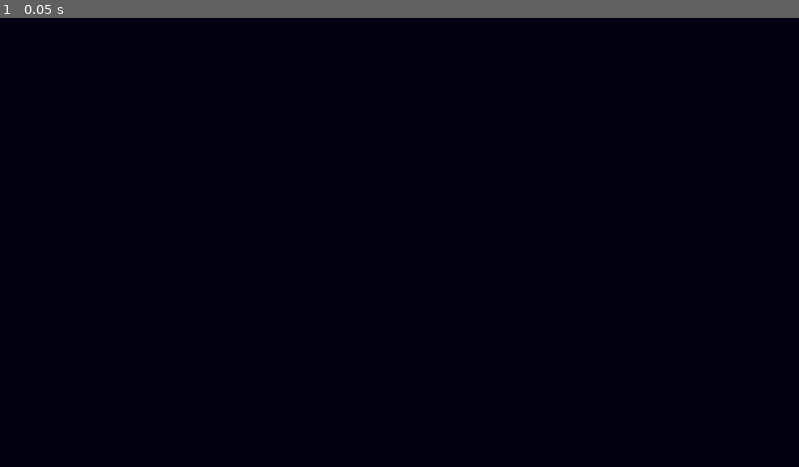
Above: before the commit, frame 1.
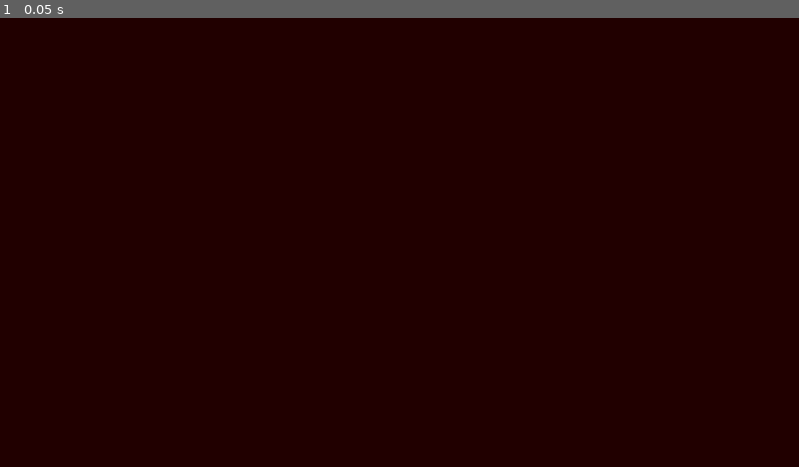
Above: after the commit, the same moment.

Repository: mjXmsdgh/Maxwellsequations
Game: Godot game, scene res://scene/main.tscn
Two runs of this game, one before a commit and one after it. Both use one fixed random seed, a clock stepped at 60 frames per second and the inputs below. The project has no main scene, so this scene is started directly.
Inputs:
- Up to frame 1 (0.05 s): no input

The runs differ from the first frame. In frame 1, 100% of the frame differs, in the area x 0-100%, y 0-100%.

Commit message:
Add medium rectangle drawing and update visualization
Replaces medium line drawing with rectangle region drawing for refractive index in FDTDEngine and FDTDSimulator. Updates image encoding to mark medium regions using high bit and modifies shader to blend wave color over medium background, improving medium visualization and input handling.

Diff:
--- a/script/FDTDEngine.gd
+++ b/script/FDTDEngine.gd
@@ -98,34 +98,29 @@
 			err += dx
 			y1 += sy
 
-func add_medium_line(p1: Vector2i, p2: Vector2i, refractive_index: float):
-	"""
-	指定された2点間に、指定された屈折率を持つ媒質の線を描画します。
+func add_medium_rect(p1: Vector2i, p2: Vector2i, refractive_index: float):
+	"""
+	指定された対角線の2点で定義される矩形領域に、指定された屈折率を持つ媒質を設定します。
 	屈折率(n)と比誘電率(ε_r)の関係は n = sqrt(ε_r) です。
 	"""
 	# 屈折率が1未満の場合は物理的に不自然なため、1.0として扱う
 	var permittivity = pow(max(refractive_index, 1.0), 2)
 
-	var x1 = p1.x
-	var y1 = p1.y
-	var x2 = p2.x
-	var y2 = p2.y
-
-	var dx = abs(x2 - x1)
-	var sx = 1 if x1 < x2 else -1
-	var dy = -abs(y2 - y1)
-	var sy = 1 if y1 < y2 else -1
-	var err = dx + dy
-
-	while true:
-		if x1 >= 0 and x1 < GRID_WIDTH and y1 >= 0 and y1 < GRID_HEIGHT:
-			var idx = y1 * GRID_WIDTH + x1
+	var x_start = min(p1.x, p2.x)
+	var x_end = max(p1.x, p2.x)
+	var y_start = min(p1.y, p2.y)
+	var y_end = max(p1.y, p2.y)
+
+	# グリッドの範囲内に収める
+	x_start = max(0, x_start)
+	y_start = max(0, y_start)
+	x_end = min(GRID_WIDTH - 1, x_end)
+	y_end = min(GRID_HEIGHT - 1, y_end)
+
+	for y in range(y_start, y_end + 1):
+		for x in range(x_start, x_end + 1):
+			var idx = y * GRID_WIDTH + x
 			permittivity_map[idx] = permittivity
-
-		if x1 == x2 and y1 == y2: break
-		var e2 = 2 * err
-		if e2 >= dy: err += dy; x1 += sx
-		if e2 <= dx: err += dx; y1 += sy
 
 # --- 描画データ生成 ---
 
@@ -137,28 +132,29 @@
 	"""
 	現在のシミュレーション状態をテクスチャ用のバイト配列に変換します。
 	- Rチャンネル(1バイト)に複数の情報をエンコードします。
-	- 障害物: OBSTACLE_DRAW_VALUE (0)
-	- 媒質: MEDIUM_DRAW_VALUE (128)
-	- 電場(ez): -1.0..1.0 を 1..127 と 129..255 の範囲にマッピング
+	- 障害物: OBSTACLE_DRAW_VALUE (0) を設定
+	- 媒質: MEDIUM_DRAW_VALUE (128) を設定
+	- 電場(ez): -1.0..1.0 を 1..127 の範囲にマッピング
+	- 媒質内の電場: 電場の値(1..127)に MEDIUM_DRAW_VALUE(128) を加算 (129..255)
+	シェーダーは、ピクセル値が128以上かどうかで媒質の有無を判断します。
 	"""
 	var data = PackedByteArray()
 	data.resize(ez.size())
 	for i in range(ez.size()):
 		if obstacle_map[i] == OBSTACLE_FLAG:
 			data[i] = OBSTACLE_DRAW_VALUE
-		# 媒質は比誘電率が1.0より大きい領域として定義
-		elif permittivity_map[i] > 1.0:
-			data[i] = MEDIUM_DRAW_VALUE
 		else:
 			# ez の値 (-1.0 to 1.0) を 0-255 の範囲にマッピング
+			# 媒質フラグ用に上位ビットを空けるため、127段階で表現する
 			var val = clampf(ez[i], -1.0, 1.0)
-			var mapped_val = int((val * 0.5 + 0.5) * 255.0)
-			# 予約済みの値と衝突しないように調整
-			if mapped_val == OBSTACLE_DRAW_VALUE:
-				mapped_val += 1
-			if mapped_val == OBSTACLE_DRAW_VALUE:
-				mapped_val += 1 # 128 は障害物用に予約されているため、129にずらす
-			data[i] = clamp(mapped_val, 0, 255)
+			var mapped_val = int((val * 0.5 + 0.5) * 126.0) + 1 # 1-127の範囲に
+
+			# 媒質がある場合は、最上位ビットを立てるのと同じ効果を持つ
+			# MEDIUM_DRAW_VALUE (128) を加算する
+			if permittivity_map[i] > 1.0:
+				mapped_val += MEDIUM_DRAW_VALUE
+
+			data[i] = mapped_val
 	return data
 
 # --- 内部計算ロジック ---
--- a/script/FDTDSimulator.gd
+++ b/script/FDTDSimulator.gd
@@ -40,6 +40,7 @@
 var last_mouse_grid_pos: Vector2i = INVALID_GRID_POS # 最後に描画したマウスのグリッド座標
 var _is_drawing_obstacle: bool = false # 障害物を描画中かどうかのフラグ
 var _is_drawing_medium: bool = false   # 媒質を描画中かどうかのフラグ
+var _medium_draw_start_pos: Vector2i = INVALID_GRID_POS # 媒質矩形描画の開始点
 
 
 # ノードがシーンツリーに追加されたときに一度だけ呼び出される初期化関数
@@ -159,21 +160,19 @@
 			# 媒質描画モードを開始
 			_is_drawing_medium = true
 			var current_pos = get_mouse_grid_pos()
-			if current_pos != INVALID_GRID_POS:
-				# クリックした点に媒質を描画し、開始点として保存
-				engine.add_medium_line(current_pos, current_pos, drawing_refractive_index)
-				last_mouse_grid_pos = current_pos
+			_medium_draw_start_pos = current_pos
 		else:
-			# 媒質描画モードを終了
+			# 媒質描画モードを終了し、矩形を描画
+			var current_pos = get_mouse_grid_pos()
+			if _is_drawing_medium and _medium_draw_start_pos != INVALID_GRID_POS and current_pos != INVALID_GRID_POS:
+				engine.add_medium_rect(_medium_draw_start_pos, current_pos, drawing_refractive_index)
+
 			_is_drawing_medium = false
-			last_mouse_grid_pos = INVALID_GRID_POS
+			_medium_draw_start_pos = INVALID_GRID_POS
 
-	# マウスがドラッグされた時の処理 (媒質描画モード中のみ)
+	# 媒質描画中はマウスモーションを無視する
 	if event is InputEventMouseMotion and _is_drawing_medium:
-		var current_pos = get_mouse_grid_pos()
-		if current_pos != INVALID_GRID_POS and current_pos != last_mouse_grid_pos:
-			engine.add_medium_line(last_mouse_grid_pos, current_pos, drawing_refractive_index)
-			last_mouse_grid_pos = current_pos
+		return
 
 func _handle_source_input(event: InputEvent):
 	# 波源追加ロジック (右クリック)
--- a/shader/main.gdshader
+++ b/shader/main.gdshader
@@ -22,18 +22,28 @@
 	float raw_value = round(value * 255.0);
 
 	if (raw_value == OBSTACLE_VALUE) {
-		COLOR = OBSTACLE_COLOR; // 障害物を描画
-	} else if (raw_value == MEDIUM_VALUE) {
-		COLOR = MEDIUM_COLOR;   // 媒質を描画
+		COLOR = OBSTACLE_COLOR;
 	} else {
-		// 電場の波を描画
-		// 元の電場の値(-1.0 - 1.0)に復元
+		vec3 final_color = vec3(0.0);
+
+		// 媒質の中かどうかを判定 (値が128以上か)
+		if (raw_value >= MEDIUM_VALUE) {
+			// 媒質の背景色を設定
+			final_color = MEDIUM_COLOR.rgb;
+			// 128を引いて、元の電場の値(1-127)に戻す
+			value = (raw_value - MEDIUM_VALUE) / 127.0;
+		} else {
+			// 真空中の場合、元の値(1-127)を0.0-1.0の範囲に戻す
+			value = raw_value / 127.0;
+		}
+
+		// 電場の値 (-1.0 to 1.0) に復元
 		value = value * 2.0 - 1.0;
 
-		vec3 color = vec3(0.0); // 基本は黒
-		color.r = max(0.0, value) * color_multiplier;   // プラスなら赤（増幅）
-		color.b = max(0.0, -value) * color_multiplier; // マイナスなら青（増幅）
-		COLOR = vec4(color, 1.0);
+		// 波の色を計算し、背景色に加算（ブレンド）する
+		final_color.r += max(0.0, value) * color_multiplier;   // プラスなら赤を加算
+		final_color.b += max(0.0, -value) * color_multiplier; // マイナスなら青を加算
+		COLOR = vec4(final_color, 1.0);
 	}
 }
 
